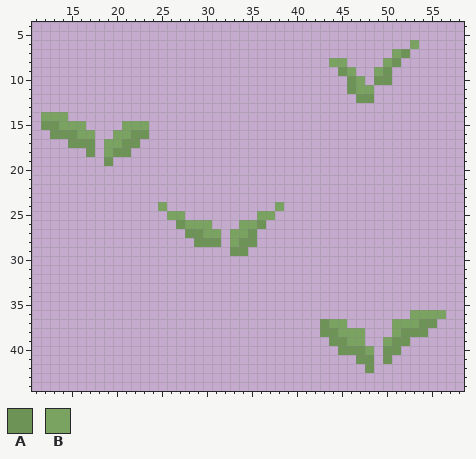
Edited in one commit: pixel-art sprite (sprites/terrain_overlay/grassy_patch5.png). Above, as it was before the edit.
The file is 64x64 pixels. Shown: x 11..58, y 4..44.
Palette (. is transparent): A #6e9357  B #7aa261
Pixels before, first column x 12:
 6 .........................................B...
 7 .......................................BA....
 8 ................................BB....BA.....
 9 .................................AB..BA......
10 ..................................AB.AA......
11 ..................................ABB........
12 ...................................AA........
13 .............................................
14 BBB..........................................
15 AABBB....BBB.................................
16 .AAABB..BBAA.................................
17 ...AAA.BBAA..................................
18 .....A.BAA...................................
19 .......A.....................................
20 .............................................
21 .............................................
22 .............................................
23 .............................................
24 .............B............B..................
25 ..............BB........BB...................
26 ...............ABBB...BBA....................
27 ................AABB.BBA.....................
28 .................AAA.BAA.....................
29 .....................AA......................
30 .............................................
31 .............................................
32 .............................................
33 .............................................
34 .............................................
35 .............................................
36 .........................................BBBB
37 ...............................ABB.....BBBAA.
38 ...............................AABBB...BAAA..
39 ................................AABB..BAA....
40 .................................AAAB.AA.....
41 ...................................AA.A......
42 ....................................A........
The same view after the edit:
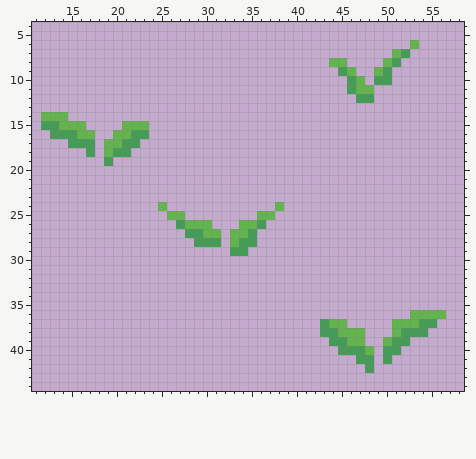
Diff:
colour A: #6e9357 -> #459c57
colour B: #7aa261 -> #63b34f
Boxes around the changes in both pictures, in picture pixels (x1, y1, x2, y2):
changed: (329, 40, 419, 103)
changed: (41, 112, 149, 166)
changed: (158, 202, 284, 256)
changed: (320, 310, 446, 373)
